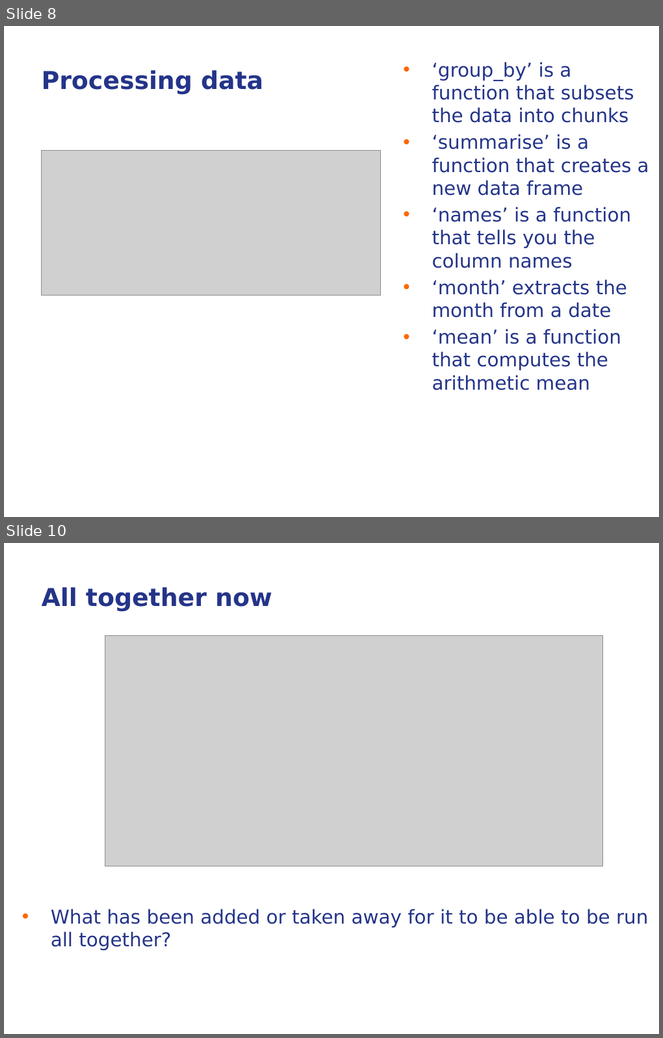
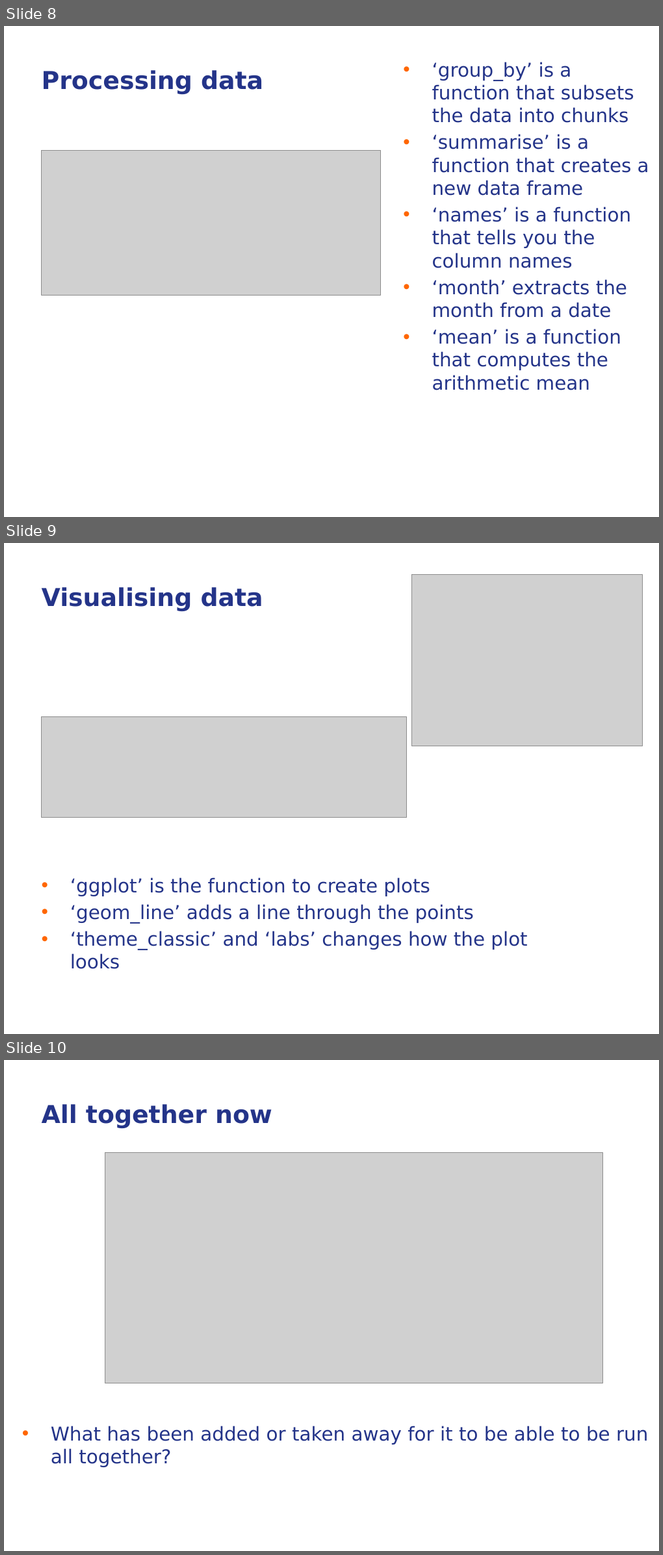
Before and after one commit to markocherrie/Rtidyverse_tutorial, a slide deck: presentation/Rtidyversetutorial.pptx. Shown one above the other, each under a label of ours: slides 8 and 10 before the commit, slides 8, 9 and 10 after it; the slides between them are not shown. The pictures are 663x1038 and 663x1555 pixels, drawn with LibreOffice and Linux fonts; fonts in the diff are those of the drawing; grey boxes stand for pictures; background and template pictures are left out. Boxes give left, top, right and bottom in pixels: in the first picture for what was removed or moved away, otherwise in the second. Text is boxed around its words. In the diff, an @@ line names an element or a change of style, - is before the commit and + after.

```diff
--- a/presentation/Rtidyversetutorial.pptx
+++ b/presentation/Rtidyversetutorial.pptx
@@ slide 9 added at [4,543,659,1034], background picture (left out) @@
@@ picture added at [412,574,643,746] @@
@@ title added at [42,587,263,611], 27 pt, text #243489, bold @@
+Visualising data
@@ picture added at [41,717,406,817] @@
@@ text added at [70,878,527,969], 21 pt, text #243489 @@
+• ‘ggplot’ is the function to create plots
+• ‘geom_line’ adds a line through the points
+• ‘theme_classic’ and ‘labs’ changes how the plot looks
```
Also in this commit, not shown: 2 slides removed.
